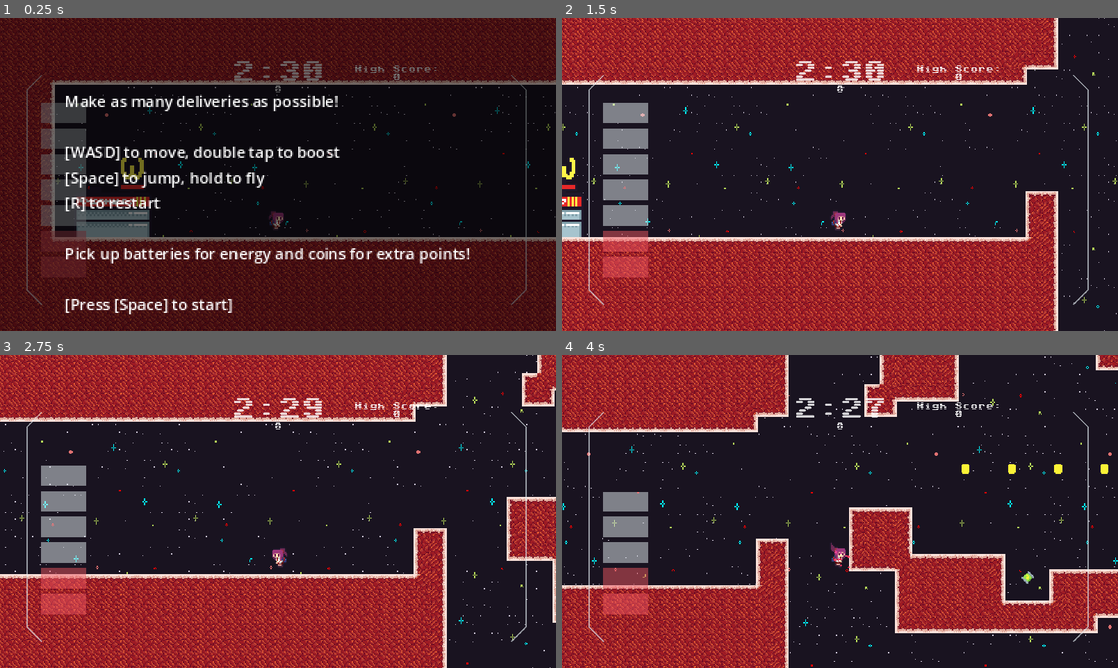
Above: before the commit, frames 1-4 (two rows, left to right).
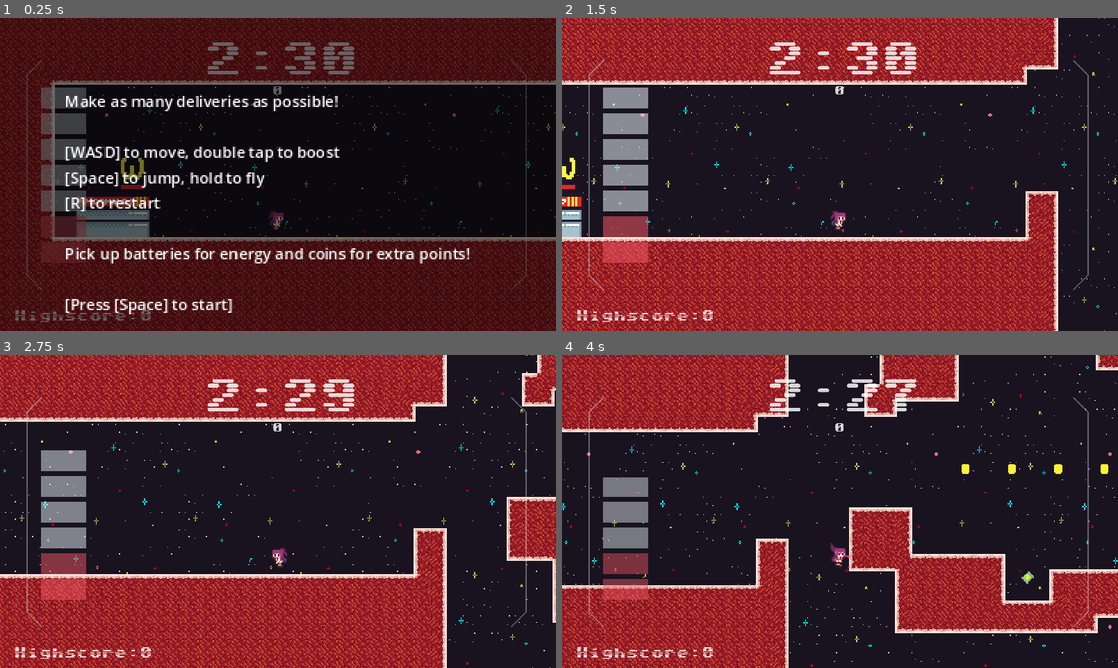
Above: after the commit, the same moments.

Repository: ryiuthere/ScoreJam2024
Game: Godot game, scene res://Assets/Scenes/Main.tscn
Two runs of this game, one before a commit and one after it. Both use one fixed random seed, a clock stepped at 60 frames per second and the inputs below. Sound files missing from this copy of the repository are replaced by a short silence.
Inputs (mouse positions are in pixels of both pictures, inside the frame that each line leads up to):
- Up to frame 1 (0.25 s): no input
- Up to frame 2 (1.5 s): tap Enter at 0.5 s; move the mouse to (962, 158) at 0.52 s; hold D (right) from 0.53 s (still down); tap Shift (dash) at 0.6 s; tap Space (jump) at 0.77 s; move the mouse to (728, 190) at 1.27 s; click (728, 190) at 1.35 s
- Up to frame 3 (2.75 s): tap Space (jump) at 1.52 s; tap Shift (dash) at 1.55, 2.1 s; move the mouse to (333, 442) at 2.02 s; release D (right) at 2.03 s; hold A (left) from 2.03 s (still down)
- Up to frame 4 (4 s): move the mouse to (812, 574) at 2.77 s; release A (left) at 2.78 s; hold D (right) from 2.78 s (still down); tap Shift (dash) at 2.85, 3.8 s; tap Space (jump) at 3.02, 3.77 s; move the mouse to (1006, 558) at 3.52 s; click (1006, 558) at 3.6 s

The runs differ from the first frame. In frame 1, 3.7% of the frame differs, in the area x 2-95%, y 7-98%; in frame 2, 4.5%; in frame 3, 4.2%; in frame 4, 3.8%.

Commit message:
UI readjustments, fuelbar visual improvements, deform shader
Rescaling the base UI breaks the score screen, but we'll probably replace that with something else anyway

Diff:
--- /dev/null
+++ b/Assets/Raw/squish.gdshader
@@ -0,0 +1,22 @@
+shader_type canvas_item;
+
+uniform vec2 deform = vec2(0.0);
+uniform float horiz_deform_scale = 5.0;
+uniform float cross_factor = 0.4;
+
+void vertex() {
+	vec2 deform_strength = abs(deform);
+	float horiz_deform = min(deform_strength.x, deform_strength.y);
+	float sprite_width = abs(VERTEX.x);
+
+	if (sign(deform.y) != sign(VERTEX.y)) {
+		VERTEX.x += horiz_deform * horiz_deform_scale * sprite_width * sign(deform.x);
+	}
+
+	vec2 scale = 1.0 - deform_strength;
+
+	vec2 buffer = VERTEX;
+	VERTEX.x = buffer.x * scale.x / scale.y;
+	VERTEX.y = buffer.y * scale.y / scale.x;
+	VERTEX.xy += deform * sprite_width * cross_factor;
+}
--- a/Assets/Scenes/Player.tscn
+++ b/Assets/Scenes/Player.tscn
@@ -1,8 +1,9 @@
-[gd_scene load_steps=20 format=3 uid="uid://dxuenr2hv1fwp"]
+[gd_scene load_steps=22 format=3 uid="uid://dxuenr2hv1fwp"]
 
 [ext_resource type="Script" path="res://Assets/Scripts/Player.gd" id="1_x2vs8"]
 [ext_resource type="Texture2D" uid="uid://dhin2nq2ra5wx" path="res://Assets/Raw/playersheet.png" id="2_gxc32"]
-[ext_resource type="Script" path="res://Assets/Scenes/Sprite2D.gd" id="3_m2rdv"]
+[ext_resource type="Shader" path="res://Assets/Raw/squish.gdshader" id="2_wdfjh"]
+[ext_resource type="Script" path="res://Assets/Scripts/Sprite2D.gd" id="4_n3wo6"]
 [ext_resource type="AudioStream" uid="uid://bm58w3svchjfb" path="res://Assets/Raw/jetpack.ogg" id="4_qtgcp"]
 
 [sub_resource type="Animation" id="Animation_xb6hi"]
@@ -148,6 +149,12 @@
 "left": SubResource("Animation_qb7s8"),
 "right": SubResource("Animation_xcr52")
 }
+
+[sub_resource type="ShaderMaterial" id="ShaderMaterial_saj5m"]
+shader = ExtResource("2_wdfjh")
+shader_parameter/deform = Vector2(0, 0)
+shader_parameter/horiz_deform_scale = 0.5
+shader_parameter/cross_factor = 0.4
 
 [sub_resource type="CapsuleShape2D" id="CapsuleShape2D_bpknv"]
 radius = 9.0
@@ -197,11 +204,12 @@
 
 [node name="Sprite2D" type="Sprite2D" parent="."]
 unique_name_in_owner = true
+material = SubResource("ShaderMaterial_saj5m")
 scale = Vector2(1.2, 1.2)
 texture = ExtResource("2_gxc32")
 offset = Vector2(-4, -2)
 hframes = 4
-script = ExtResource("3_m2rdv")
+script = ExtResource("4_n3wo6")
 
 [node name="CollisionShape2D" type="CollisionShape2D" parent="."]
 shape = SubResource("CapsuleShape2D_bpknv")
--- a/Assets/Scenes/hud.tscn
+++ b/Assets/Scenes/hud.tscn
@@ -9,7 +9,7 @@
 [sub_resource type="ShaderMaterial" id="ShaderMaterial_kl38s"]
 shader = ExtResource("2_mpxw1")
 shader_parameter/fuel_amt = 1.0
-shader_parameter/opacity = 0.5
+shader_parameter/opacity = 0.35
 
 [sub_resource type="LabelSettings" id="LabelSettings_cv2j2"]
 font = ExtResource("5_siv8c")
@@ -23,11 +23,11 @@
 script = ExtResource("1_x88rf")
 
 [node name="Window" type="Node2D" parent="."]
-position = Vector2(-289.525, -146)
+position = Vector2(-289.525, -161.285)
 scale = Vector2(0.5, 0.5)
 
 [node name="Sidebars" type="Sprite2D" parent="Window"]
-modulate = Color(1, 1, 1, 0.623529)
+modulate = Color(1, 1, 1, 0.368627)
 position = Vector2(576, 324)
 scale = Vector2(0.3, 0.3)
 texture = ExtResource("1_piark")
@@ -39,14 +39,24 @@
 scale = Vector2(0.47449, 0.369254)
 texture = ExtResource("2_jerb6")
 
+[node name="BoostTweenTimer" type="Timer" parent="Window/Fuelbar"]
+unique_name_in_owner = true
+wait_time = 0.8
+one_shot = true
+
+[node name="FuelpickupTweenTimer" type="Timer" parent="Window/Fuelbar"]
+unique_name_in_owner = true
+wait_time = 0.15
+one_shot = true
+
 [node name="TimeText" type="Label" parent="."]
 modulate = Color(1, 1, 1, 0.823529)
 layout_mode = 2
-offset_left = -48.0
-offset_top = -118.0
-offset_right = 752.0
-offset_bottom = 85.0
-scale = Vector2(0.120002, 0.120002)
+offset_left = -77.0
+offset_top = -138.0
+offset_right = 723.0
+offset_bottom = 65.0
+scale = Vector2(0.200002, 0.200002)
 text = "5:00"
 label_settings = SubResource("LabelSettings_cv2j2")
 horizontal_alignment = 1
@@ -54,21 +64,26 @@
 [node name="ScoreText" type="Label" parent="."]
 modulate = Color(1, 1, 1, 0.823529)
 layout_mode = 2
-offset_left = -28.0
+offset_left = -39.0
 offset_top = -92.0
-offset_right = 1372.0
+offset_right = 1361.0
 offset_bottom = 111.0
-scale = Vector2(0.0400011, 0.0400011)
+scale = Vector2(0.055, 0.055)
+text = "18000"
 label_settings = SubResource("LabelSettings_cv2j2")
 horizontal_alignment = 1
 
 [node name="HighScoreText" type="Label" parent="."]
+modulate = Color(1, 1, 1, 0.792157)
 layout_mode = 2
-offset_left = 79.0
-offset_top = -113.0
-offset_right = 1479.0
-offset_bottom = 90.0
-scale = Vector2(0.0400011, 0.0400011)
-text = "15"
+offset_left = -280.0
+offset_top = 140.0
+offset_right = 2120.0
+offset_bottom = 546.0
+scale = Vector2(0.065, 0.065)
+text = "Highscore: 0"
 label_settings = SubResource("LabelSettings_cv2j2")
 horizontal_alignment = 1
+
+[connection signal="timeout" from="Window/Fuelbar/BoostTweenTimer" to="." method="_on_boost_tween_timer_timeout"]
+[connection signal="timeout" from="Window/Fuelbar/FuelpickupTweenTimer" to="." method="_on_fuelpickup_tween_timer_timeout"]
--- a/Assets/Scripts/MapGenerator.gd
+++ b/Assets/Scripts/MapGenerator.gd
@@ -209,6 +209,7 @@
 		tiles[2][1] = "%s1%s%s" % [connections[4],connections[9],connections[6]]
 		tiles[2][2] = "%s00%s" % [connections[9], connections[11]]
 		valid_map = path_exists(tiles)
+
 	return tiles
 
 func path_exists(tiles: Array) -> bool:
--- a/Assets/Scripts/Player.gd
+++ b/Assets/Scripts/Player.gd
@@ -28,6 +28,8 @@
 @onready var fuel_amt := 1.0 # Current fuel amount
 @onready var fastfall : bool # Is the player holding down?
 @onready var can_boost := true # Can the player be affected by booster pads?
+
+@onready var Hud = $Camera2D/Hud
 
 const DashParticlesResource = preload("res://Assets/Scenes/DashParticles.tscn")
 
@@ -157,11 +159,18 @@
 		velocity.y += amount
 
 func apply_dash(dash_vector: Vector2) -> void:
+	if Hud:
+		Hud.start_dash_animation()
 	velocity = Vector2(dash_vector.x * DASH_FORCE.x, dash_vector.y * DASH_FORCE.y)
 	self.add_child(DashParticlesResource.instantiate())
 
+func fuel_pickup_to_hud():
+	if Hud:
+		Hud.start_fuelpickup_animation()
+
 func refill_fuel(amount: float) -> void:
 	fuel_amt = clamp(fuel_amt + amount, 0, 1)
+	fuel_pickup_to_hud()
 
 func score_pickup() -> void:
 	ScorePickup.emit(500)
--- a/Assets/Scripts/hud.gd
+++ b/Assets/Scripts/hud.gd
@@ -4,15 +4,22 @@
 var timetext : Label
 var scoretext : Label
 var highscoretext : Label
+var boosttweentimer : Timer
+var fptweentimer : Timer
 
 @export var player_node : CharacterBody2D
 @export var game_controller : Node2D
+
+@onready var boosting := false
+@onready var glowing := false
 
 func _ready():
 	fuelbar = %Fuelbar
 	timetext = $TimeText
 	scoretext = $ScoreText
 	highscoretext = $HighScoreText
+	boosttweentimer = %BoostTweenTimer
+	fptweentimer = %FuelpickupTweenTimer
 	set_fuel(1.0)
 
 func _process(_delta):
@@ -20,12 +27,51 @@
 	update_labels()
 
 func set_fuel(amt):
-	fuelbar.material.set_shader_parameter("fuel_amt", amt)
+	var adjusted_amt : float
+	var opacity := 0.25
+
+	if boosting:
+		var timeleft = boosttweentimer.time_left/boosttweentimer.wait_time
+		adjusted_amt = tweak_fuel_amt_displayed(timeleft, amt)
+		opacity += mult_opacity(timeleft, 0.2)
+	else:
+		adjusted_amt = amt
+
+	if glowing:
+		var timeleft = fptweentimer.time_left/fptweentimer.wait_time
+		opacity += mult_opacity(timeleft, 0.2)
+
+	fuelbar.material.set_shader_parameter("fuel_amt", adjusted_amt)
+
+	opacity += adjusted_amt * 0.3
+	fuelbar.material.set_shader_parameter("opacity", opacity)
 
 func update_labels():
 	timetext.text = parsed_time(game_controller.time)
 	scoretext.text = str(game_controller.score)
-	highscoretext.text = "High Score:\n" + str(game_controller.high_score)
+	highscoretext.text = "Highscore:" + str(game_controller.high_score)
 
 func parsed_time(seconds):
 	return "%d:%02d" % [seconds / 60, seconds % 60]
+
+func tweak_fuel_amt_displayed(timeleft, amt) -> float:
+	"""Visually adds some extra fuel on a curve after boosting for a smoothing effect"""
+
+	return amt + ((timeleft) ** 8) * player_node.DASH_COST
+
+func mult_opacity(timeleft, strength) -> float:
+	return ((timeleft) ** 1.2) * strength
+
+func start_dash_animation() -> void:
+	boosttweentimer.start()
+	boosting = true
+
+func start_fuelpickup_animation() -> void:
+	fptweentimer.start()
+	glowing = true
+
+func _on_boost_tween_timer_timeout():
+	boosting = false
+
+func _on_fuelpickup_tween_timer_timeout():
+	glowing = false
Renamed: Assets/Scenes/Sprite2D.gd -> Assets/Scripts/Sprite2D.gd
